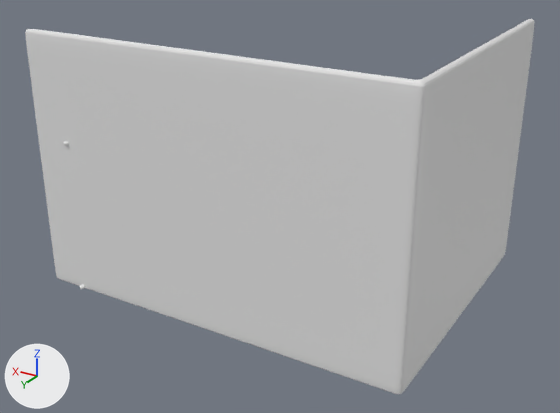
What one commit did to the FBX model Assets/Origin/Prop/OfficeDesk.fbx.
Before and after are seen from a 50 mm lens placed at (-3.9, 8.64, 5.93), pointed at (1.76, -0.79, 1.21). Arrows for +X, +Y and +Z are at lower left; the lights stay in place. Where no turn or scale is listed for an object, it has been applied to the vertices.
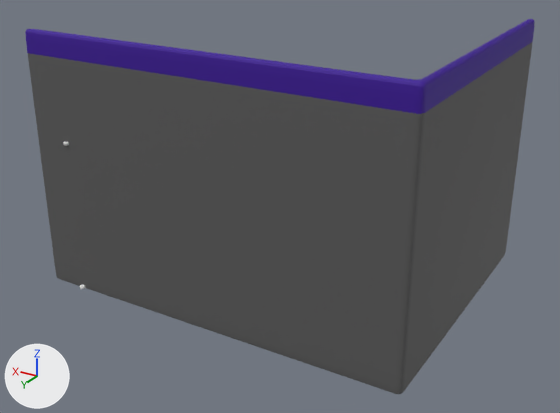
Where the change shows, as pixel boxes [x1, y1, x2, y2] in the pictures (560 x 413 px):
```json
{"object": "Cube.003", "change": "recoloured", "before": [25, 19, 535, 394], "after": [25, 19, 535, 394]}
```

Scene script edits in JSON lines:
```json
{"op": "add", "block": "img_officedesk_color_png", "code": ["img_officedesk_color_png = load_image('OfficeDesk_Color.png', 'Textures/OfficeDesk_Color.png', 1024, 1024, 'sRGB')"]}
{"op": "add", "block": "mat_material_001", "code": ["mat_material_001 = principled_material('Material.001')", "mat_material_001.texture = img_officedesk_color_png", "mat_material_001.roughness = 0.69"]}
{"block": "me_mesh", "where": "me_mesh.from_pydata(...)  # 994 vertices, 992 faces; spans x -0.07..5.84, y -4.48..0.07, z 0.0..3.95"}
{"op": "add", "block": "me_mesh", "code": "me_mesh.materials.append(mat_material_001)  # picture img_officedesk_color_png"}
```
